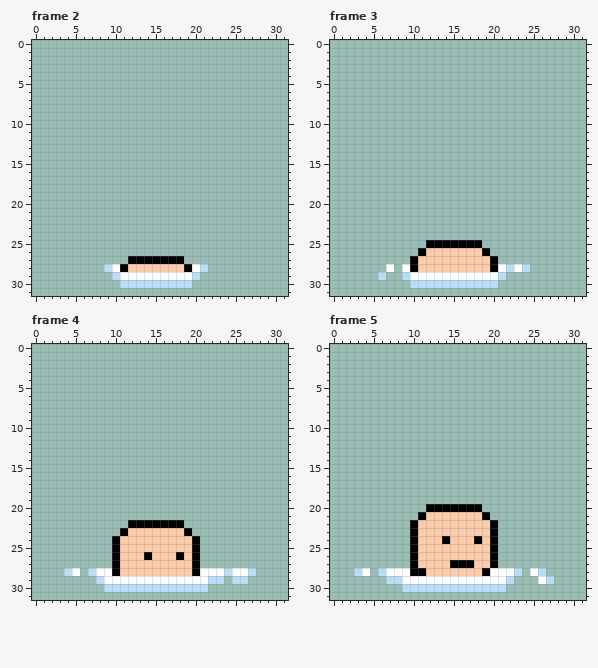
Pixel-art file -- characters/sprites/enemy-spawn.aseprite. Above: the version before the commit.
32x32 pixels, 9 frames. Shown: frame 2, frame 3, frame 4, frame 5. The commit also changed other frames, which this record leaves out.
Once edited:
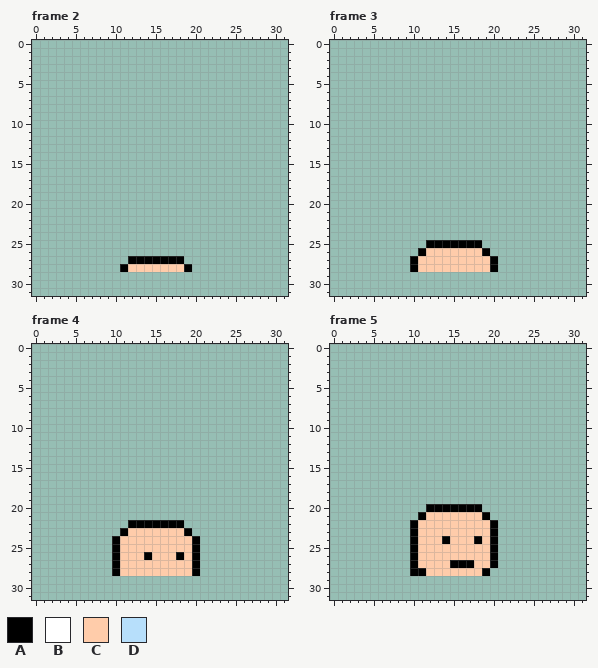
Palette (. is transparent): A #000000  B #ffffff  C #ffccaa  D #b7dffb
Edits made:
--- frame 2, layer "Flattened"
@@ x 7..23 @@
 27 .....AAAAAAA.....
-28 ..DBACCCCCCCABD..
-29 ...DBBBBBBBBBD...
-30 ....DDDDDDDDD....
+28 ....ACCCCCCCA....
+29 .................
+30 .................
 31 .................
--- frame 3, layer "Flattened"
@@ x 0..31 @@
 27 ..........ACCCCCCCCCA...........
-28 .......B.BACCCCCCCCCABDBD.......
-29 ......D..DBBBBBBBBBBBD..........
-30 ..........DDDDDDDDDDD...........
+28 ..........ACCCCCCCCCA...........
+29 ................................
+30 ................................
 31 ................................
--- frame 4, layer "Flattened"
@@ x 0..31 @@
 27 ..........ACCCCCCCCCA...........
-28 ....DB.DBBACCCCCCCCCABBBDBBD....
-29 ........DBBBBBBBBBBBBBDD.DD.....
-30 .........DDDDDDDDDDDDD..........
+28 ..........ACCCCCCCCCA...........
+29 ................................
+30 ................................
 31 ................................
--- frame 5, layer "Flattened"
@@ x 0..31 @@
 27 ..........ACCCCAAACCA...........
-28 ...DB.DBBBAACCCCCCCABBBD.BD.....
-29 .......DDBBBBBBBBBBBBBD...BD....
-30 .........DDDDDDDDDDDDD..........
+28 ..........AACCCCCCCA............
+29 ................................
+30 ................................
 31 ................................
Where, in picture pixels (left, top, right, bottom), the same in both pictures:
erased: (104, 264, 208, 288)
erased: (378, 264, 530, 288)
erased: (64, 568, 256, 592)
erased: (354, 568, 554, 592)
